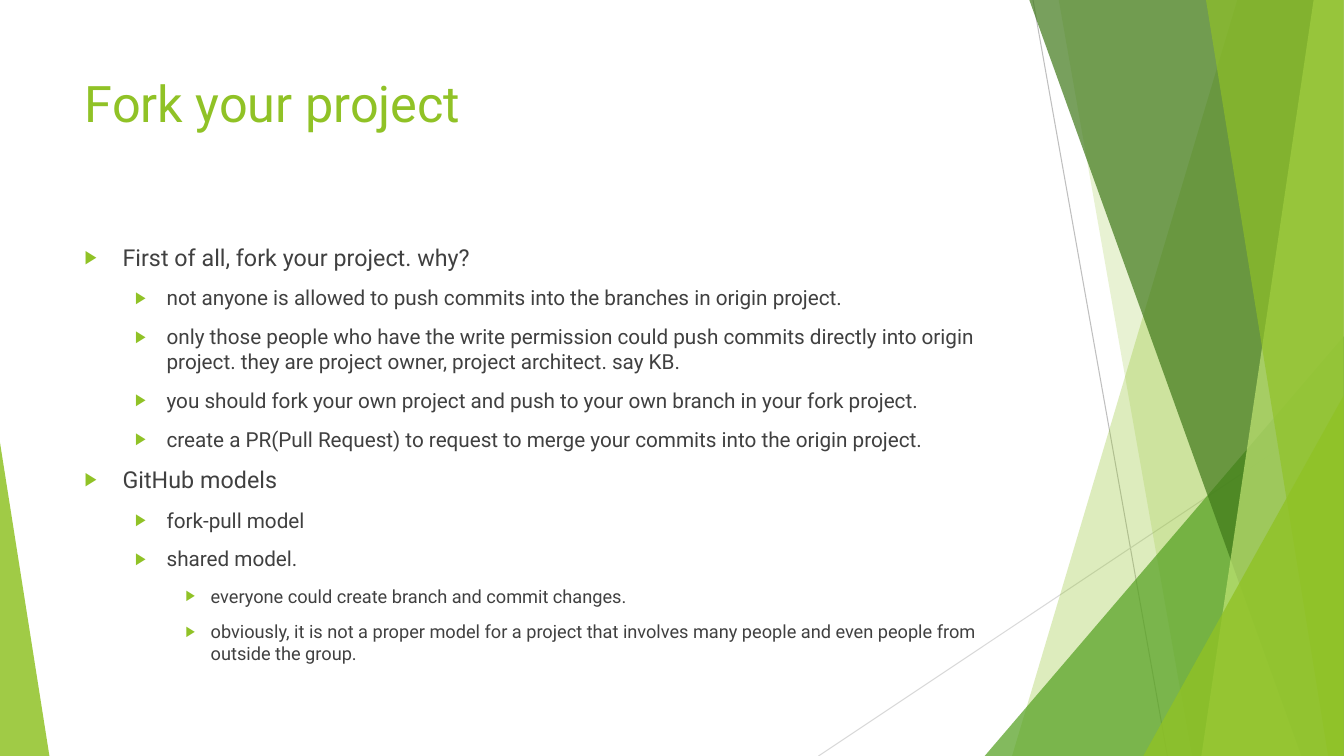
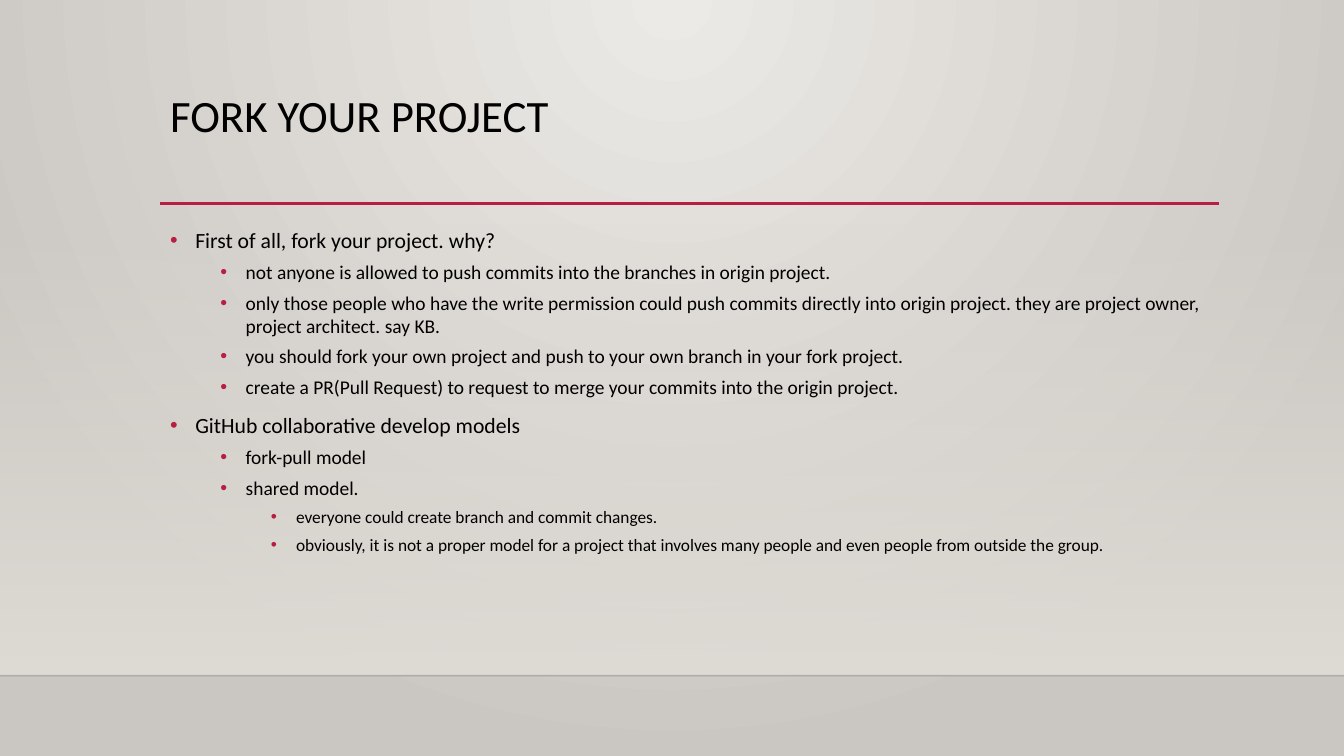
Before and after one commit to ningbin/github-flow-demo, a slide deck: slide 5 of github-flow.pptx. Drawn at 1344x756 pixels with LibreOffice and Linux fonts; fonts in the diff are those of the drawing; background and template pictures are left out. Boxes give left, top, right and bottom in pixels: in the first picture for what was removed or moved away, otherwise in the second. Text is boxed around its words. In the diff, an @@ line names an element or a change of style, - is before the commit and + after.

```diff
--- a/github-flow.pptx
+++ b/github-flow.pptx
@@ background #FFFFFF to gradient #ECEAE7 to #CAC7C1 @@
@@ title at (x1=170, y1=103, x2=549, y2=133): text changed; size 36 to 32 pt; font Roboto to Calibri; text colour #90C226 to #000000 @@
-Fork your project
+FORK YOUR PROJECT
@@ line added from (160, 204) to (1220, 204), #B71E42 2.5 pt @@
@@ rectangle added at (x1=0, y1=223, x2=1344, y2=676), fill gradient #DFDBD5 @@
@@ text "First of all, fork your ..." moved from (x1=123, y1=248, x2=976, y2=664) to (x1=195, y1=233, x2=1199, y2=554) @@
@@ text at (x1=195, y1=233, x2=1199, y2=554): size 16.6 to 15.5 pt in "First of all, fork your project. why?"; font Roboto to Calibri, text colour #404040 to #000000; size 14.8 to 13.9 pt in "not anyone is allowed to push commits ...", "only those people who have the write ...", "you should fork your own project and ...", "create a PR(Pull Request) to request to ..." and 2 more places; size 12.9 to 12.4 pt in "everyone could create branch and commit changes.", "obviously, it is not a proper model ..."; bullet ▶ to •; bullet colour #90C226 to #B71E42; less space between paragraphs @@
@@ text at (x1=195, y1=418, x2=520, y2=437): text changed; size 16.6 to 15.5 pt; font Roboto to Calibri; text colour #404040 to #000000 @@
-▶ GitHub models
+• GitHub collaborative develop models
@@ group removed at (x1=0, y1=0, x2=1344, y2=756): 5 freeform shapes, 3 triangles, 2 lines @@
@@ line added from (0, 676) to (1344, 676), #000001 1 pt @@
```
Also in this commit, not shown: 7 other slides changed.
